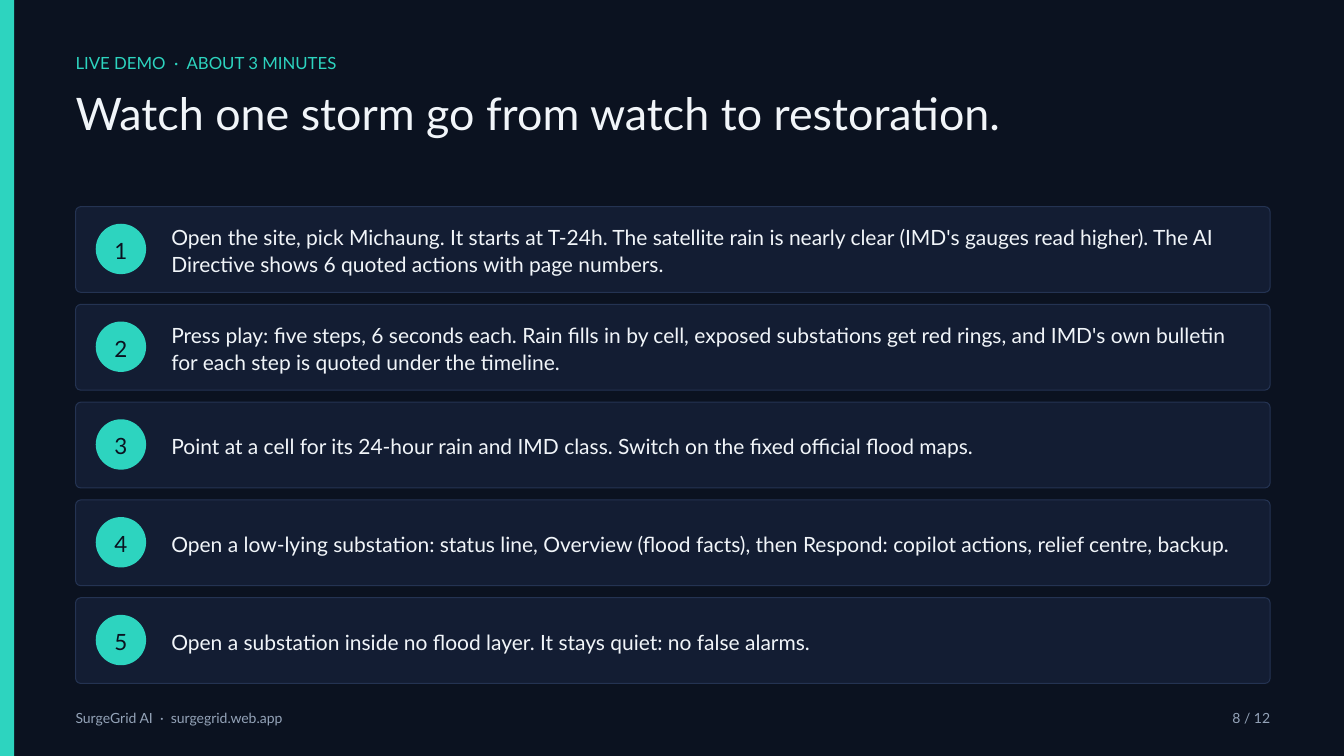
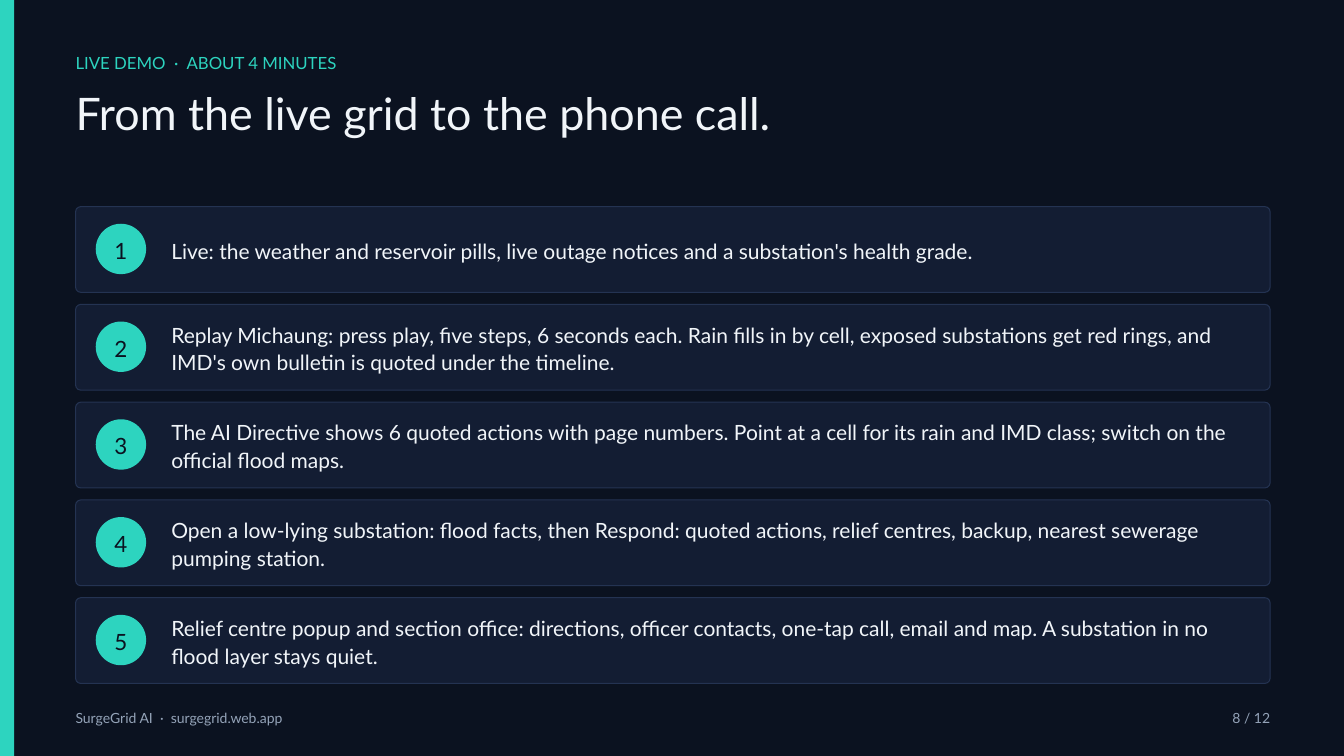
Before and after one commit to rsiva2294/surgegrid-ai, a slide deck: slide 8 of docs/SurgeGrid_AI_Deck.pptx. Drawn at 1344x756 pixels with LibreOffice and Linux fonts; fonts in the diff are those of the drawing. Boxes give left, top, right and bottom in pixels: in the first picture for what was removed or moved away, otherwise in the second. Text is boxed around its words. In the diff, an @@ line names an element or a change of style, - is before the commit and + after.

```diff
--- a/docs/SurgeGrid_AI_Deck.pptx
+++ b/docs/SurgeGrid_AI_Deck.pptx
@@ text at [76, 57, 336, 69]: text changed @@
-LIVE DEMO · ABOUT 3 MINUTES
+LIVE DEMO · ABOUT 4 MINUTES
@@ text at [76, 97, 770, 138]: text changed @@
-Watch one storm go from watch to restoration.
+From the live grid to the phone call.
@@ text at [171, 243, 973, 263]: text changed @@
-Open the site, pick Michaung. It starts at T-24h. The satellite rain is nearly clear (IMD's gauges read higher). The AI Directive shows 6 quoted actions with page numbers.
+Live: the weather and reservoir pills, live outage notices and a substation's health grade.
@@ text at [171, 327, 1211, 374]: text changed @@
-Press play: five steps, 6 seconds each. Rain fills in by cell, exposed substations get red rings, and IMD's own bulletin for each step is quoted under the timeline.
+Replay Michaung: press play, five steps, 6 seconds each. Rain fills in by cell, exposed substations get red rings, and IMD's own bulletin is quoted under the timeline.
@@ text at [171, 424, 1225, 472]: text changed @@
-Point at a cell for its 24-hour rain and IMD class. Switch on the fixed official flood maps.
+The AI Directive shows 6 quoted actions with page numbers. Point at a cell for its rain and IMD class; switch on the official flood maps.
@@ text at [171, 522, 1198, 570]: text changed @@
-Open a low-lying substation: status line, Overview (flood facts), then Respond: copilot actions, relief centre, backup.
+Open a low-lying substation: flood facts, then Respond: quoted actions, relief centres, backup, nearest sewerage pumping station.
@@ text at [171, 620, 1208, 668]: text changed @@
-Open a substation inside no flood layer. It stays quiet: no false alarms.
+Relief centre popup and section office: directions, officer contacts, one-tap call, email and map. A substation in no flood layer stays quiet.
```
Also in this commit, not shown: 9 other slides changed, 1 other file.
